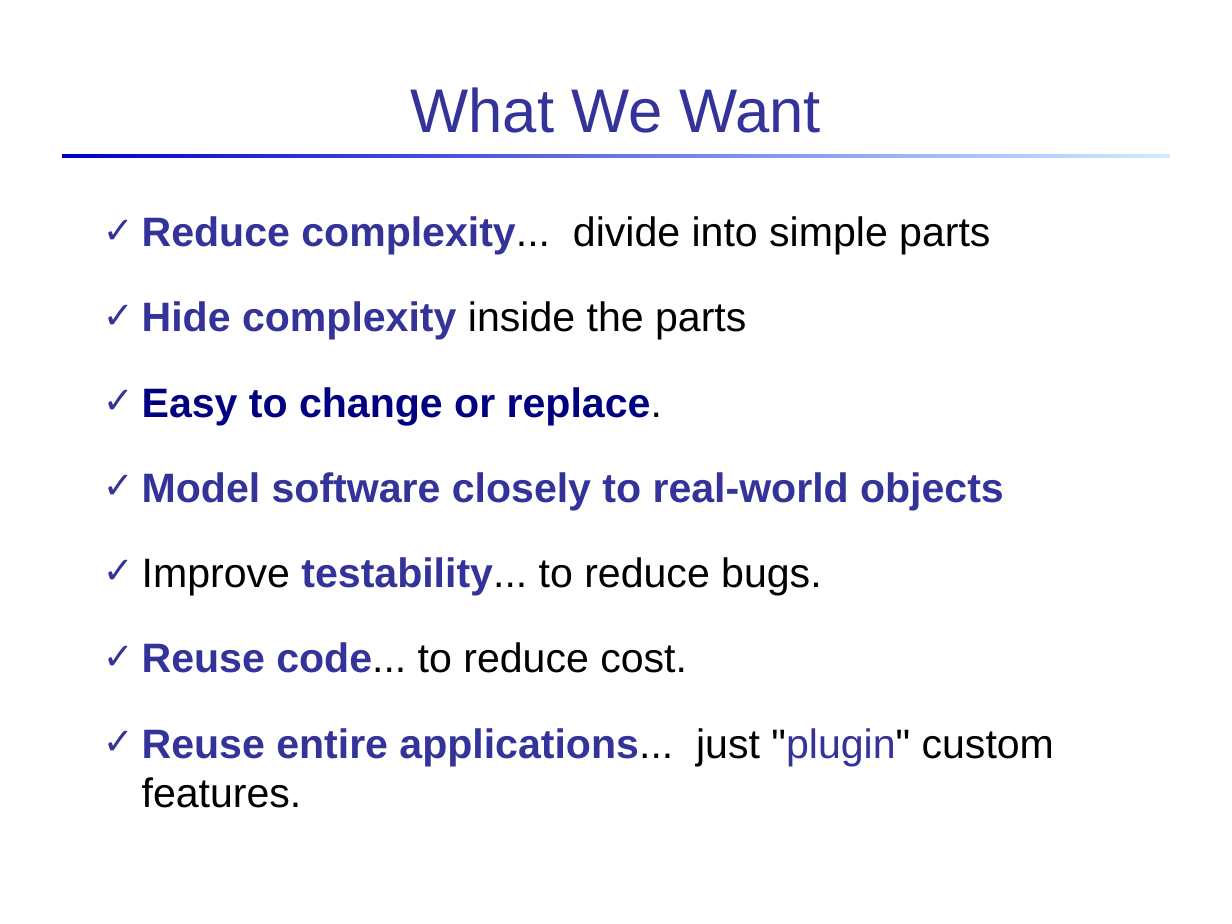
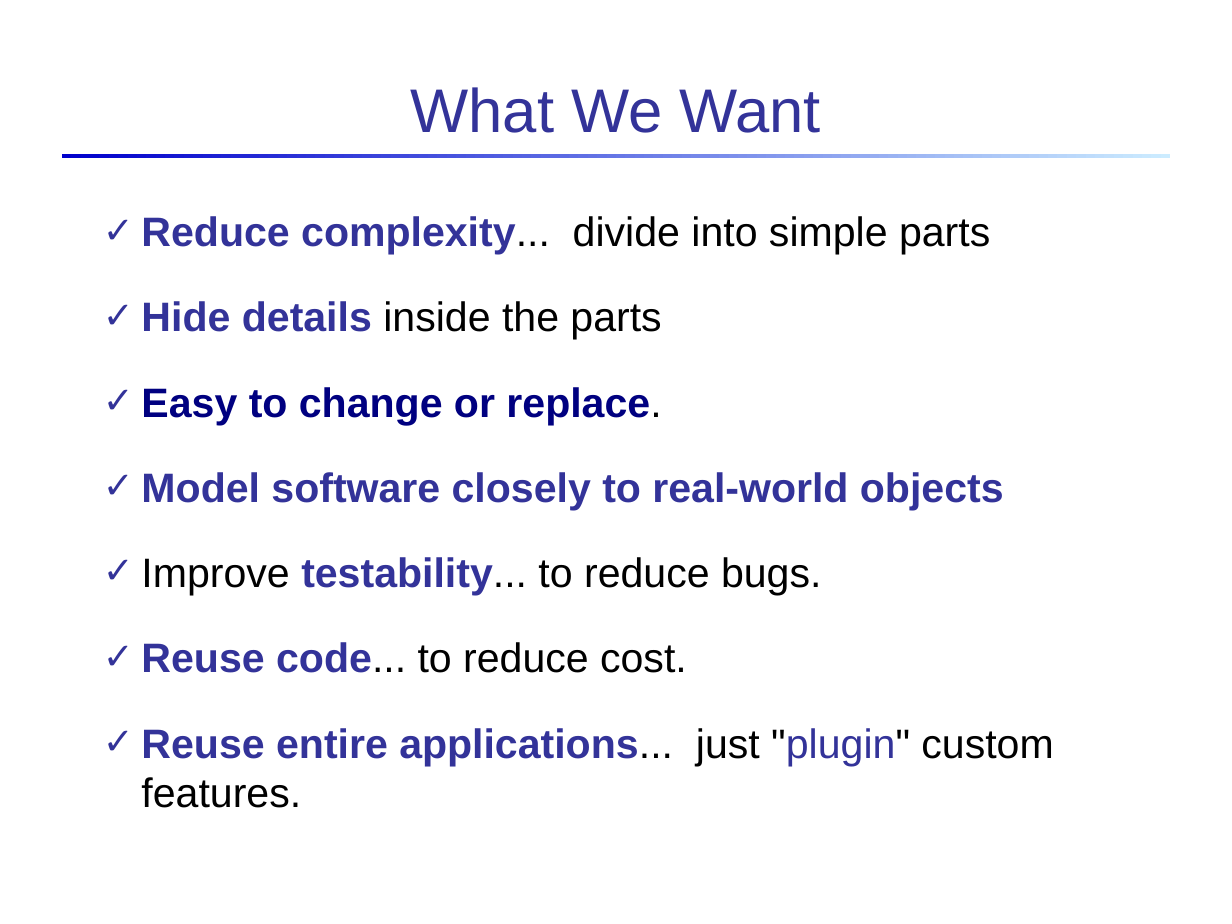
Before and after one commit to skeoop/skeoop.github.io, a slide deck: slide 7 of week1/3b-Why-Objects.ppt. Drawn at 1232x924 pixels with LibreOffice and Linux fonts; fonts in the diff are those of the drawing. Boxes give left, top, right and bottom in pixels: in the first picture for what was removed or moved away, otherwise in the second. Text is boxed around its words. In the diff, an @@ line names an element or a change of style, - is before the commit and + after.

```diff
--- a/week1/3b-Why-Objects.ppt
+++ b/week1/3b-Why-Objects.ppt
@@ text at bbox=[141, 301, 661, 340]: text changed; text colour #333399 to #000000; bold off @@
-✓ Hide complexity inside the parts
+✓ Hide details inside the parts
```
Also in this commit, not shown: 3 other slides changed, 12 other files.
